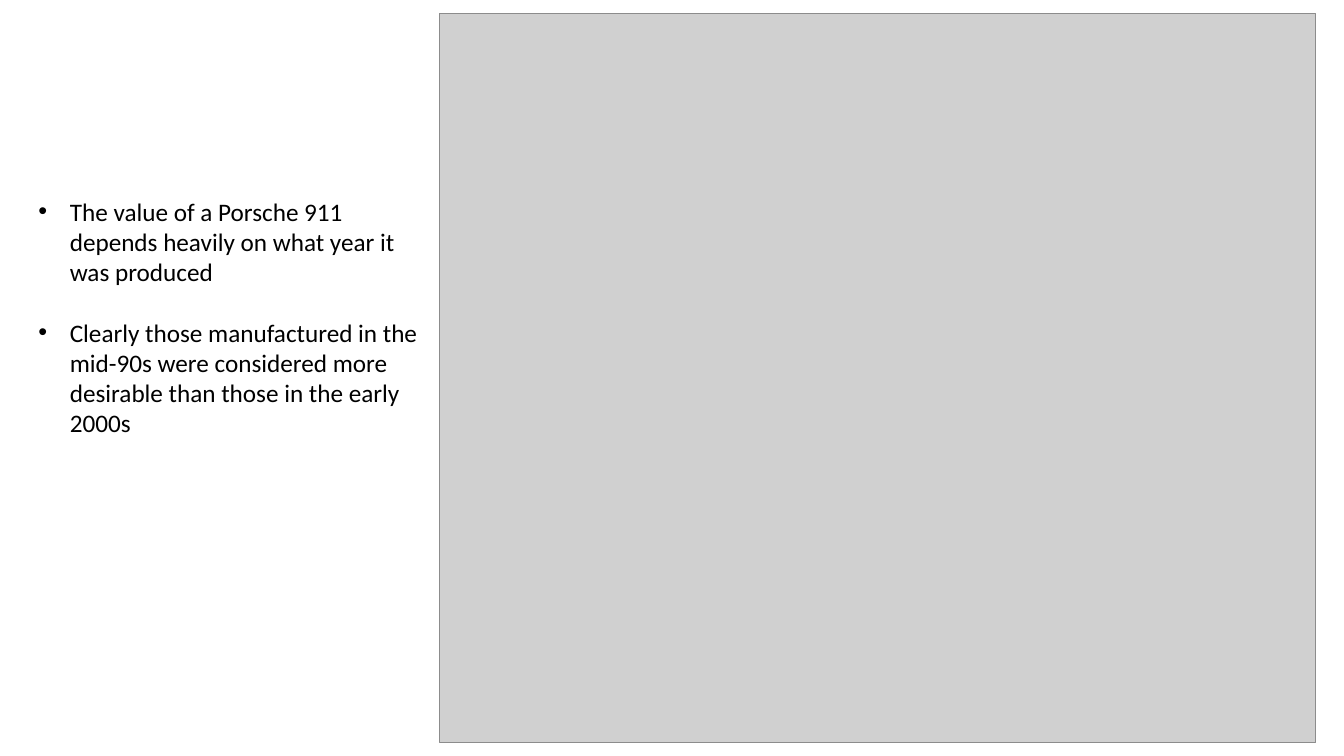
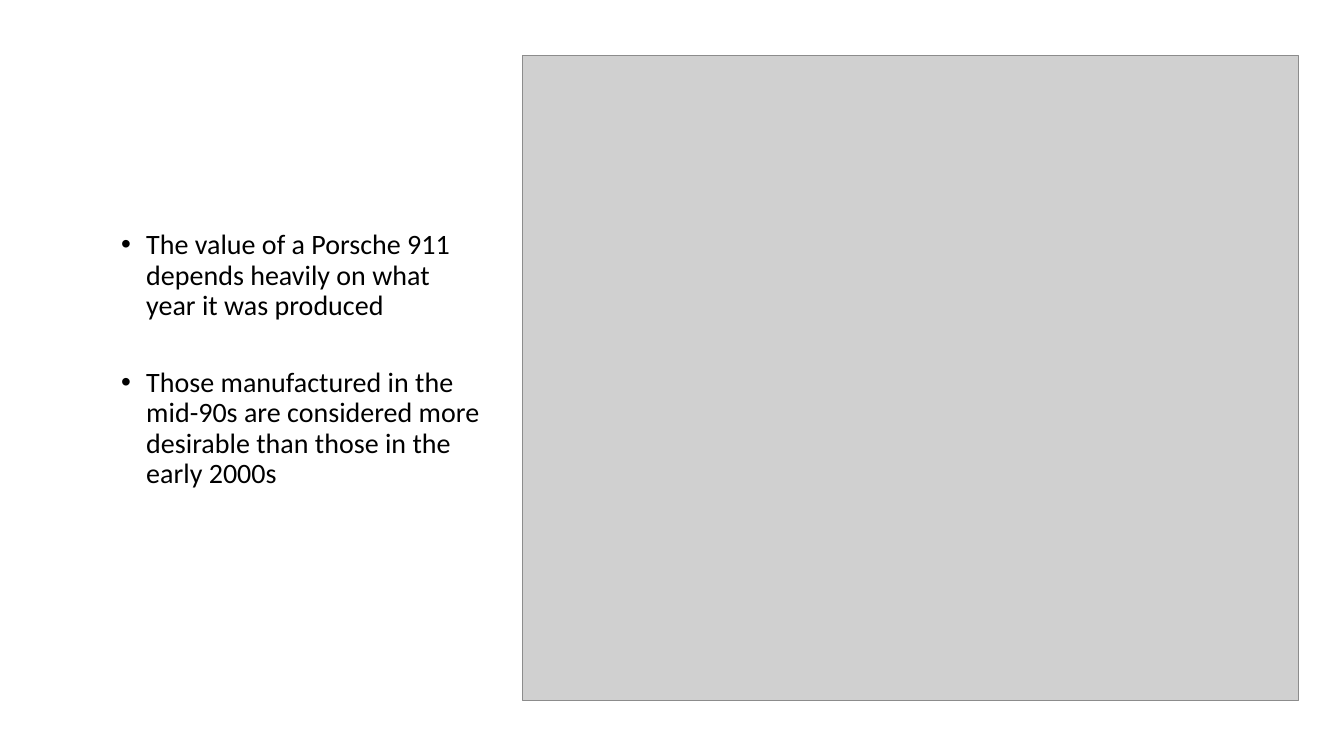
Before and after one commit to tonypennoyer/python_project, a slide deck: slide 9 of Tony_Pennoyer_Python_Proj_Presentation.pptx (slide 11 before the commit). Drawn at 1344x756 pixels with LibreOffice and Linux fonts; fonts in the diff are those of the drawing; grey boxes stand for pictures. Boxes give left, top, right and bottom in pixels: in the first picture for what was removed or moved away, otherwise in the second. Text is boxed around its words. In the diff, an @@ line names an element or a change of style, - is before the commit and + after.

```diff
--- a/Tony_Pennoyer_Python_Proj_Presentation.pptx
+++ b/Tony_Pennoyer_Python_Proj_Presentation.pptx
@@ picture: place and size @@
-picture at (440, 13, 1316, 743)
+picture at (523, 55, 1300, 702)
@@ text "The value of a Porsche ...": place and size @@
-text "The value of a Porsche ..." at (70, 203, 417, 433)
+text "The value of a Porsche ..." at (146, 234, 480, 488)
@@ text at (146, 234, 450, 320): size 18 to 20 pt in "The value of a Porsche 911 depends ..."; indent changed; line spacing 1 to 0.9; more space between paragraphs @@
@@ text at (146, 372, 480, 488): text changed; size 18 to 20 pt @@
-• Clearly those manufactured in the mid-90s were considered more desirable than those in the early 2000s
+• Those manufactured in the mid-90s are considered more desirable than those in the early 2000s
```
Also in this commit, not shown: 5 other slides changed, 16 slides added, 4 slides removed, 1 other file.
